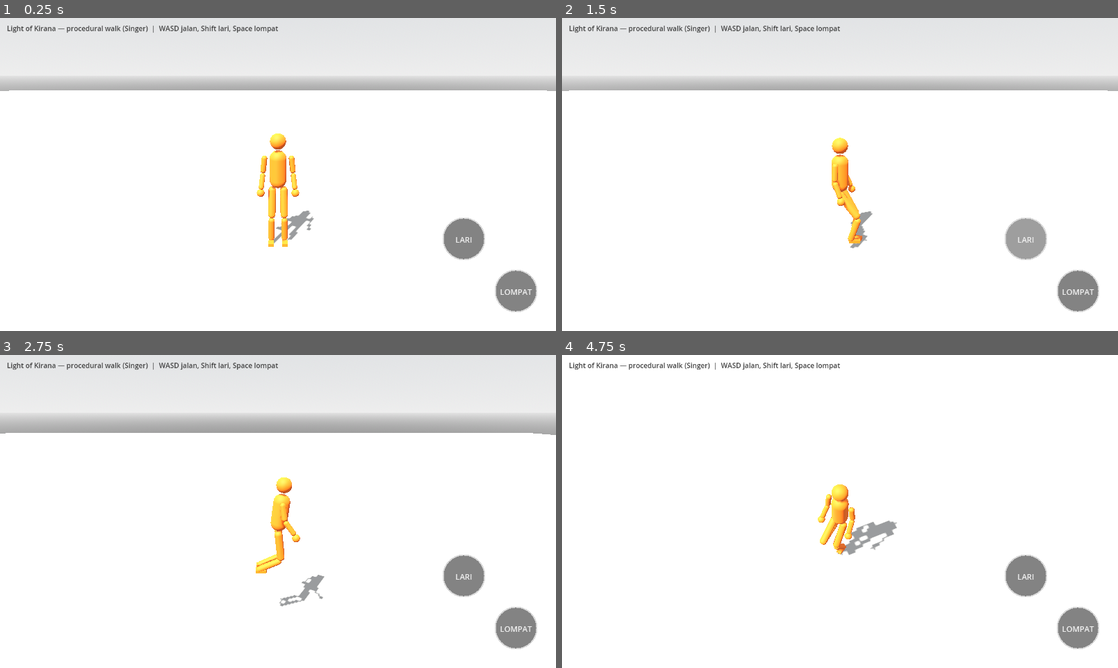
Above: before the commit, frames 1-4 (two rows, left to right).
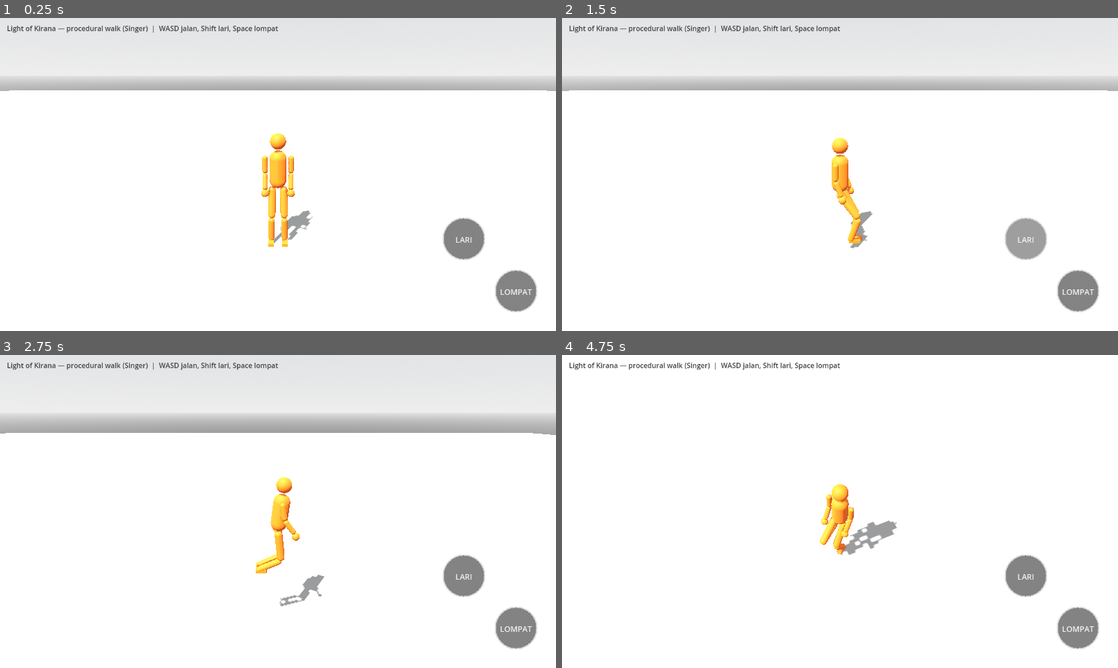
Above: after the commit, the same moments.

Repository: bagus123triga/light-of-kirana
Game: Godot game, scene res://scenes/main.tscn
Two runs of this game, one before a commit and one after it. Both use one fixed random seed, a clock stepped at 60 frames per second and the inputs below.
Inputs (mouse positions are in pixels of both pictures, inside the frame that each line leads up to):
- Up to frame 1 (0.25 s): no input
- Up to frame 2 (1.5 s): tap Enter at 0.5 s; drag from (617, 271) to (895, 105) at 0.52 s; drag from (1023, 240) to (812, 237) at 1.27 s
- Up to frame 3 (2.75 s): move the mouse to (517, 627) at 2.02 s; hold D from 2.03 s (still down); hold Shift from 2.03 s (still down); click (517, 627) at 2.17 s
- Up to frame 4 (4.75 s): release D at 2.75 s; release Shift at 2.75 s; drag from (812, 574) to (673, 464) at 2.77 s; move the mouse to (1006, 558) at 3.52 s; hold A 3.53-4.25 s; hold Shift 3.53-4.25 s; tap Space at 3.77 s; drag from (673, 464) to (756, 433) at 4.27 s

The runs differ from the first frame. In frame 1, 0.4% of the frame differs, in the area x 46-57%, y 44-68%; in frame 2, 0.1%; in frame 3, less than 0.1%; in frame 4, 0.3%.

Commit message:
Straighten resting arms while keeping shoulder clearance

Diff:
--- a/scripts/procedural_humanoid.gd
+++ b/scripts/procedural_humanoid.gd
@@ -733,10 +733,10 @@
 	var swing_amount := sin(gait_phase) * arm_swing * speed_factor
 	shoulder_l.rotation.x = swing_amount
 	shoulder_r.rotation.x = -swing_amount
-	# Angle the upper arms slightly OUTWARD instead of letting them rest
-	# against the torso. The sign is mirrored for left/right shoulders.
-	shoulder_l.rotation.z = -0.12
-	shoulder_r.rotation.z = 0.12
+	# Keep both arms hanging vertically with a small natural gap from the torso.
+	# No outward shoulder roll: it made the hands look detached and slanted.
+	shoulder_l.rotation.z = 0.0
+	shoulder_r.rotation.z = 0.0
 	# Elbow: bent ~0.4 rad at rest, flexes a bit more on the forward
 	# swing; wrist keeps the hand roughly level with a small flick.
 	# During the jump crouch the arms pull back with the press.
